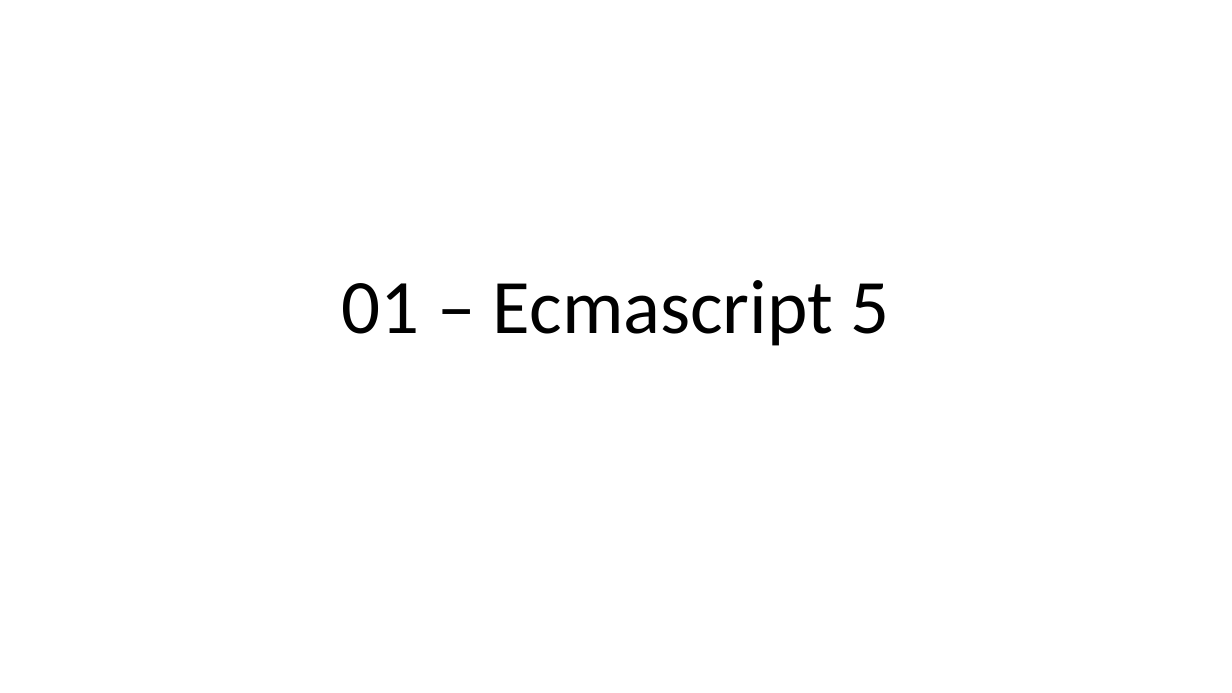
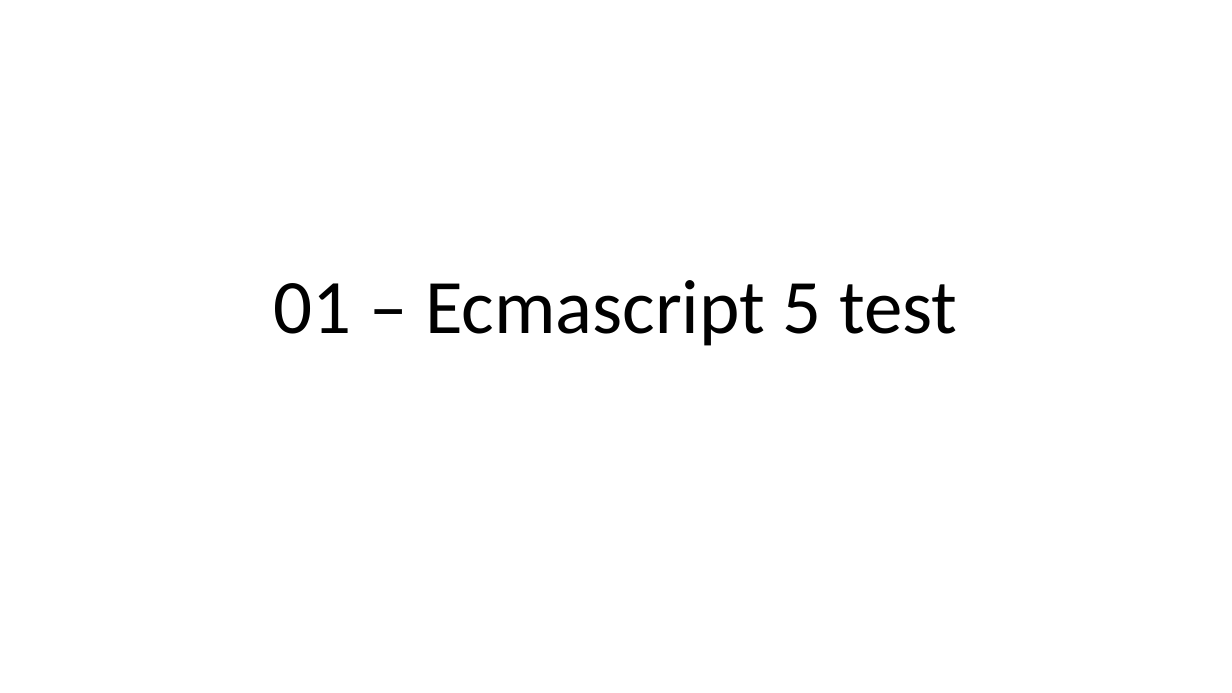
Before and after one commit to mecheri/formation-angular, a slide deck: slide 1 of __support__.pptx. Drawn at 1232x693 pixels with LibreOffice and Linux fonts; fonts in the diff are those of the drawing. Boxes give left, top, right and bottom in pixels: in the first picture for what was removed or moved away, otherwise in the second. Text is boxed around its words. In the diff, an @@ line names an element or a change of style, - is before the commit and + after.

Commit message:
test commit

```diff
--- a/__support__.pptx
+++ b/__support__.pptx
@@ title at (274, 280, 957, 346): text changed @@
-01 – Ecmascript 5
+01 – Ecmascript 5 test
```
